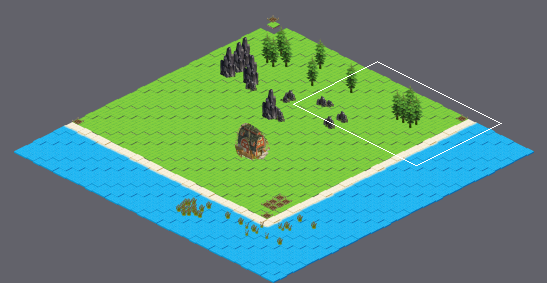
Tiled map: klondiklon-core/src/main/resources/home.tmx. The picture above shows the old version from afar; the outline marks the close-up.
Close-up. Before the commit:
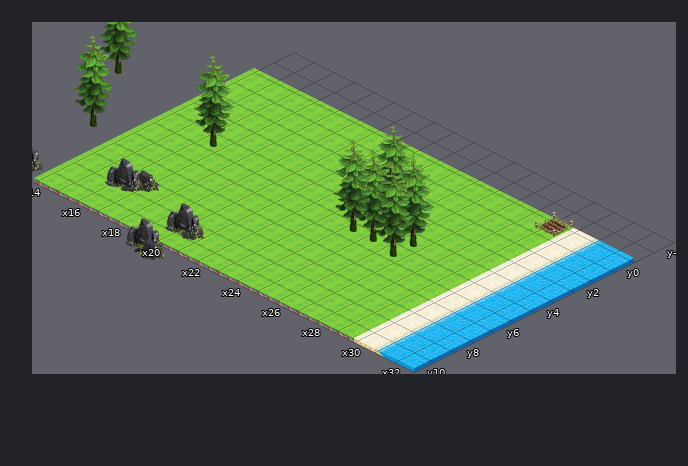
Cells are 160x80 px. Isometric: x runs down to the right, y down to the left. Shown: x 14..32, y -2..10. The commit also changed other parts of the map, which this record leaves out.
The same view after the edit:
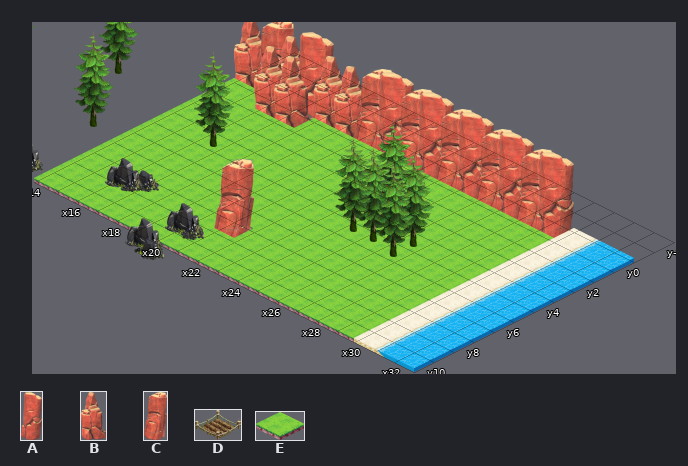
Key: from "border_rock2_large": A 0; from "border_rock3_large": B 0; from "border_rock_large": C 0; from "garden_cell": D 0; from "home": E 0.
_ is an empty cell.
Objects are placed by the point they stand on, in cells (3,4 is the top-left corner of cell 3,4); size is 1x1 cell unless given.
The edit:
{"where": "layer \"terrain\""}
{"y":0,"x":14,"old":"EEEEEEEEEEEEEEEE","new":"BCBABBCACACACACA"}
{"y":1,"x":16,"old":"EE","new":"BB"}
{"y":8,"x":21,"old":"E","new":"C"}
{"where": "layer \"objects\""}
{"was": "D at 29.8,0.8 size 0.9x1.2"}
{"label":"changed","picture_box":[214,22,574,238]}
